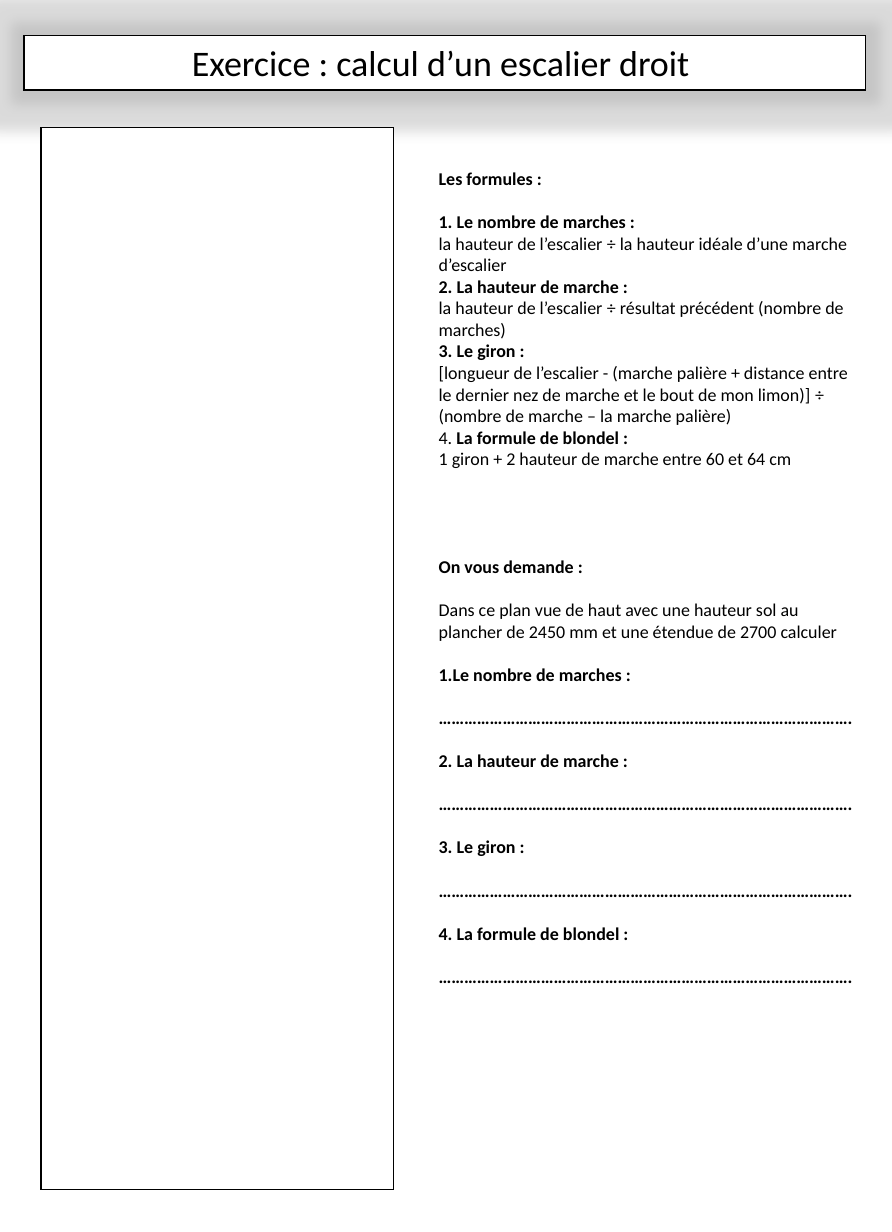
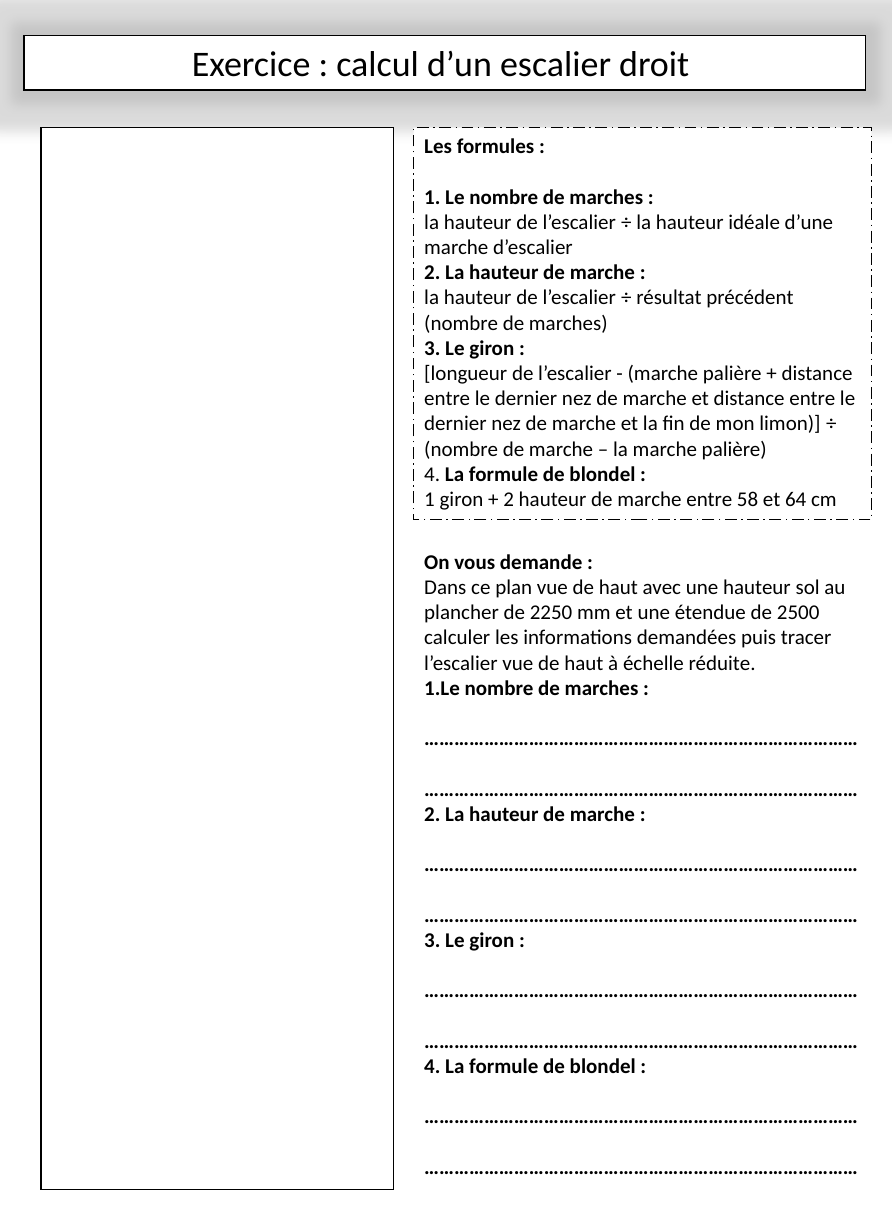
Before and after one commit to kduchevreuil/Cours-Menuiserie, a slide deck: slide 7 of Les escaliers.pptx. Drawn at 892x1232 pixels with LibreOffice and Linux fonts; fonts in the diff are those of the drawing. Boxes give left, top, right and bottom in pixels: in the first picture for what was removed or moved away, otherwise in the second. Text is boxed around its words. In the diff, an @@ line names an element or a change of style, - is before the commit and + after.

```diff
--- a/Les escaliers.pptx
+++ b/Les escaliers.pptx
@@ rectangle "Les formules :": place and size @@
-rectangle "Les formules :" at box(439, 172, 848, 468)
+rectangle "Les formules :" at box(413, 127, 870, 520)
@@ rectangle "Les formules :" at box(413, 127, 870, 520): fill none to #FFFFFF; outline none to #000000 1 pt dashed @@
@@ text in rectangle at box(424, 138, 833, 481): size 12 to 14 pt in "Les formules :", "1. Le nombre de marches :", "la hauteur de l’escalier ÷ la hauteur ...", "2. La hauteur de marche :" and 3 more places @@
@@ text in rectangle at box(424, 365, 855, 460): text changed; size 12 to 14 pt @@
-[longueur de l’escalier - (marche palière + distance entre le dernier nez de marche et le bout de mon limon)] ÷ (nombre de marche – la marche palière)
+[longueur de l’escalier - (marche palière + distance entre le dernier nez de marche et distance entre le dernier nez de marche et la fin de mon limon)] ÷ (nombre de marche – la marche palière)
@@ text in rectangle at box(424, 491, 837, 510): text changed; size 12 to 14 pt @@
-1 giron + 2 hauteur de marche entre 60 et 64 cm
+1 giron + 2 hauteur de marche entre 58 et 64 cm
@@ text at box(424, 554, 845, 1073): text changed; size 12 to 14 pt @@
-…………………………………………………………………………………….
+……………………………………………………………………………
+……………………………………………………………………………
@@ text at box(424, 554, 845, 1073): text changed; size 12 to 14 pt @@
-…………………………………………………………………………………….
+……………………………………………………………………………
+……………………………………………………………………………
@@ text at box(424, 554, 845, 1073): text changed; size 12 to 14 pt @@
-…………………………………………………………………………………….
+……………………………………………………………………………
+……………………………………………………………………………
@@ text at box(424, 554, 845, 1073): text changed; size 12 to 14 pt @@
-…………………………………………………………………………………….
+……………………………………………………………………………
+……………………………………………………………………………
@@ text "On vous demande :": place and size @@
-text "On vous demande :" at box(439, 560, 837, 940)
+text "On vous demande :" at box(424, 554, 845, 1073)
@@ text at box(424, 554, 639, 1073): size 12 to 14 pt in "On vous demande :", "1.Le nombre de marches :", "2. La hauteur de marche :", "3. Le giron :" and 1 more places @@
@@ text at box(424, 579, 845, 670): text changed; size 12 to 14 pt @@
-Dans ce plan vue de haut avec une hauteur sol au plancher de 2450 mm et une étendue de 2700 calculer
+Dans ce plan vue de haut avec une hauteur sol au plancher de 2250 mm et une étendue de 2500 calculer les informations demandées puis tracer l’escalier vue de haut à échelle réduite.
```
Also in this commit, not shown: 10 other slides changed, 3 slides added, 1 other file.
